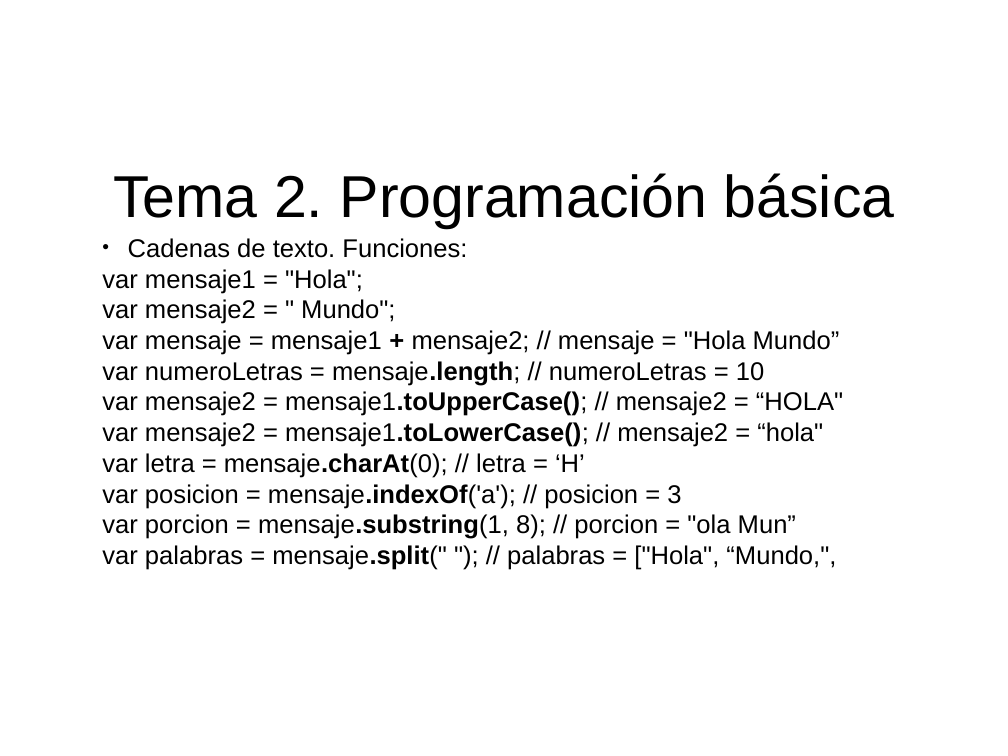
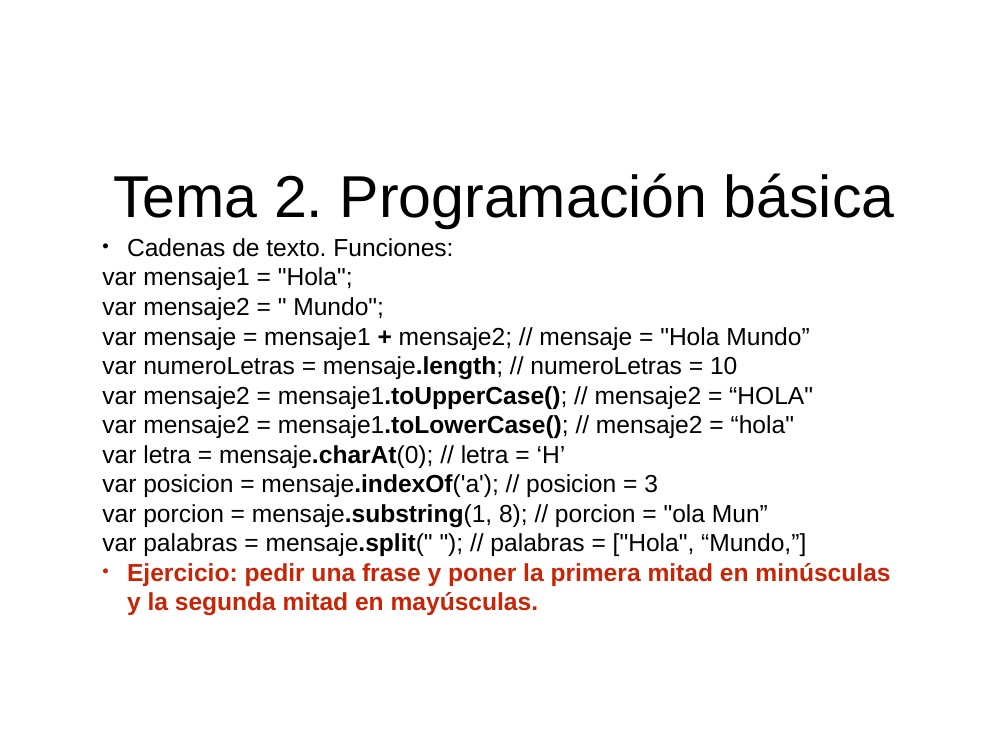
Before and after one commit to fitamix/CursoJS, a slide deck: slide 8 of Tema2/Tema2.ppt. Drawn at 1008x756 pixels with LibreOffice and Linux fonts; fonts in the diff are those of the drawing. Boxes give left, top, right and bottom in pixels: in the first picture for what was removed or moved away, otherwise in the second. Text is boxed around its words. In the diff, an @@ line names an element or a change of style, - is before the commit and + after.

```diff
--- a/Tema2/Tema2.ppt
+++ b/Tema2/Tema2.ppt
@@ subtitle at (102, 238, 813, 527): size 26 to 25 pt in "Cadenas de texto. Funciones:", "var mensaje1 = "Hola";", "var mensaje2 = " Mundo";", "var mensaje = mensaje1 + mensaje2; // ..." and 6 more places; indent changed @@
@@ subtitle at (102, 533, 890, 615): text changed; size 26 to 25 pt; text colour #000000 to #C82506; bold on @@
-  var palabras = mensaje.split(" "); // palabras = ["Hola", “Mundo,",
+  var palabras = mensaje.split(" "); // palabras = ["Hola", “Mundo,”]
+• Ejercicio: pedir una frase y poner la primera mitad en minúsculas y la segunda mitad en mayúsculas.
```
Also in this commit, not shown: 3 other slides changed, 3 other files.
